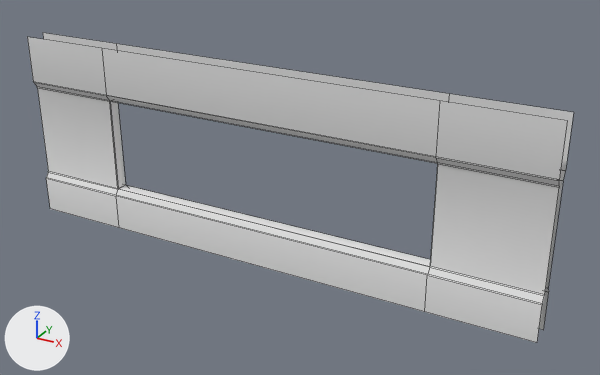
The FBX model Assets/Meshs/Mesh_Window_Wall.FBX, before and after one commit.
Before and after are seen from a 50 mm camera at (8.78, -14.24, 9.15) aimed at (0.8, 0.27, 1.9). Arrows for +X, +Y and +Z are at lower left; the lights stay in place. Mesh edges are drawn as thin lines. Where no turn or scale is listed for an object, it has been applied to the vertices.

The first picture shows 'Mesh_Window_Wall'.
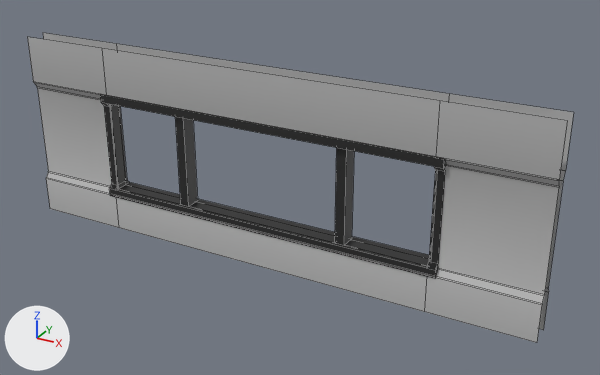
Commit message: Fenetre avec cadre

Pixel boxes [x1, y1, x2, y2] of what changed, in the pictures (600 x 375 px):
'Mesh_Window_Wall', recoloured
    both: [27, 33, 574, 343]
'Cadre', added (black)
    after: [100, 95, 446, 278]

The edits, one by one:
Material 'lambert1' (mat_lambert1) is new.
Its base color is (0.5, 0.5, 0.5) (grey #bcbcbc).
Material 'lambert2' (mat_lambert2) is new.
Its base color is (0.0216, 0.0216, 0.0216) (black #282828).
me_mesh has 96 vertices, 72 faces and spans x -6.29..6.29, y -0.25..0.25, z 0.0..4.5.
me_mesh now uses material mat_lambert1 (grey #bcbcbc).
Mesh me_mesh_001 is new.
It has 80 vertices, 56 faces and spans x -4.17..4.17, y -0.27..0.27, z -1.28..1.28.
It uses material mat_lambert2 (black #282828).
Object 'Cadre' (ob_cadre) is new; it shows me_mesh_001.
Its location is (0.0, 0.0, 2.12).
